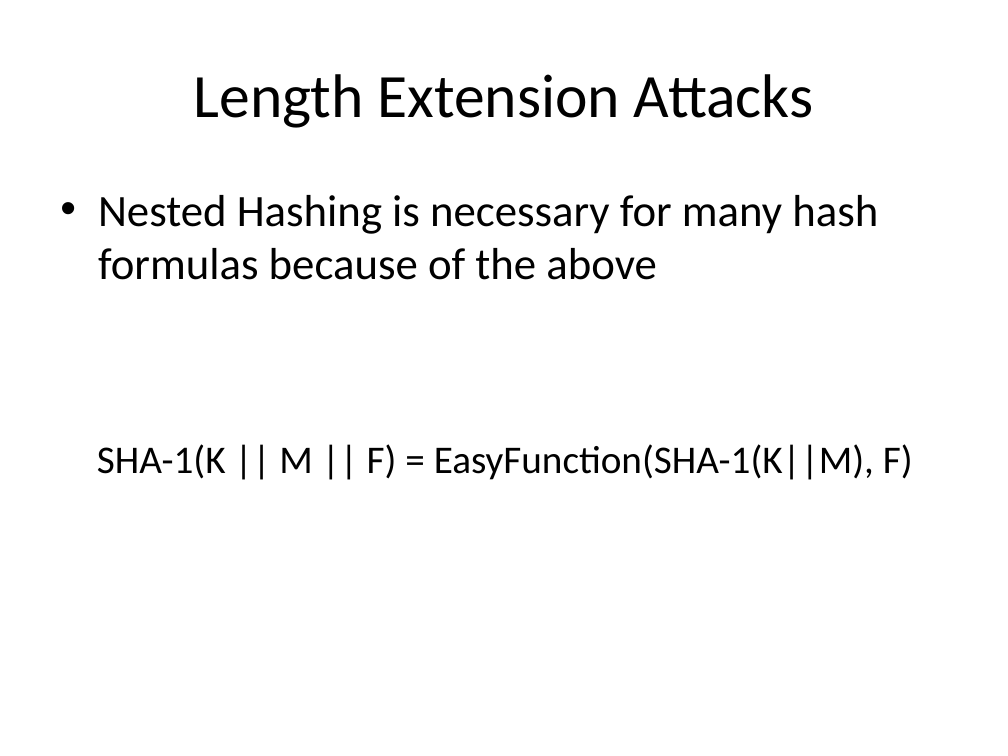
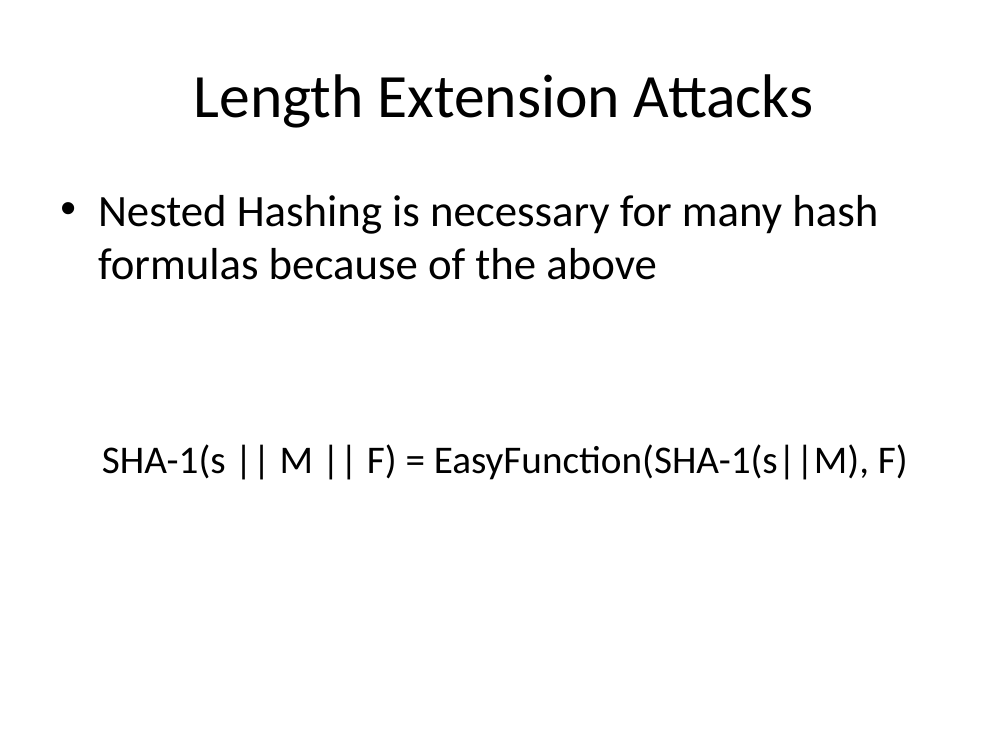
Before and after one commit to DeMaCS-UNICAL/NetworkSecurity, a slide deck: slide 17 of slides/ch11-Hash.Functions.ppt. Drawn at 1008x756 pixels with LibreOffice and Linux fonts; fonts in the diff are those of the drawing. Boxes give left, top, right and bottom in pixels: in the first picture for what was removed or moved away, otherwise in the second. Text is boxed around its words. In the diff, an @@ line names an element or a change of style, - is before the commit and + after.

```diff
--- a/slides/ch11-Hash.Functions.ppt
+++ b/slides/ch11-Hash.Functions.ppt
@@ text at [102, 444, 908, 480]: text changed @@
-SHA-1(K || M || F) = EasyFunction(SHA-1(K||M), F)
+SHA-1(s || M || F) = EasyFunction(SHA-1(s||M), F)
```
Also in this commit, not shown: 2 other files.
